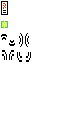
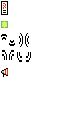
Before/after of a 64x128 layered artwork. What changed in the layer stack:
painted on "Layer" over <box>1,68,8,77</box>
